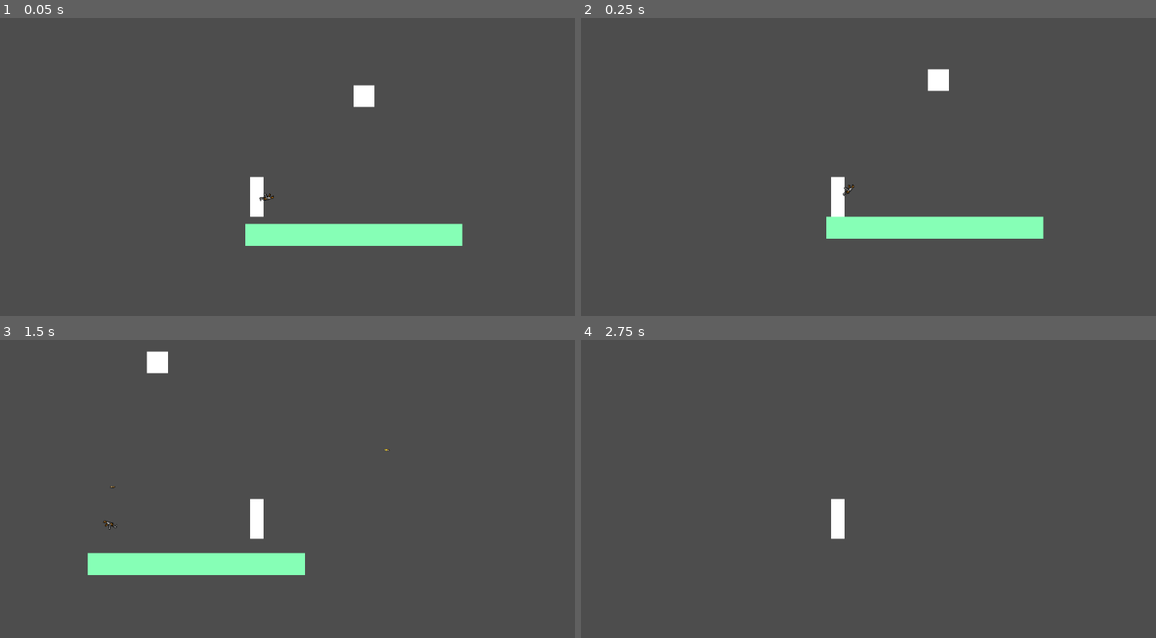
Above: before the commit, frames 1-4 (two rows, left to right).
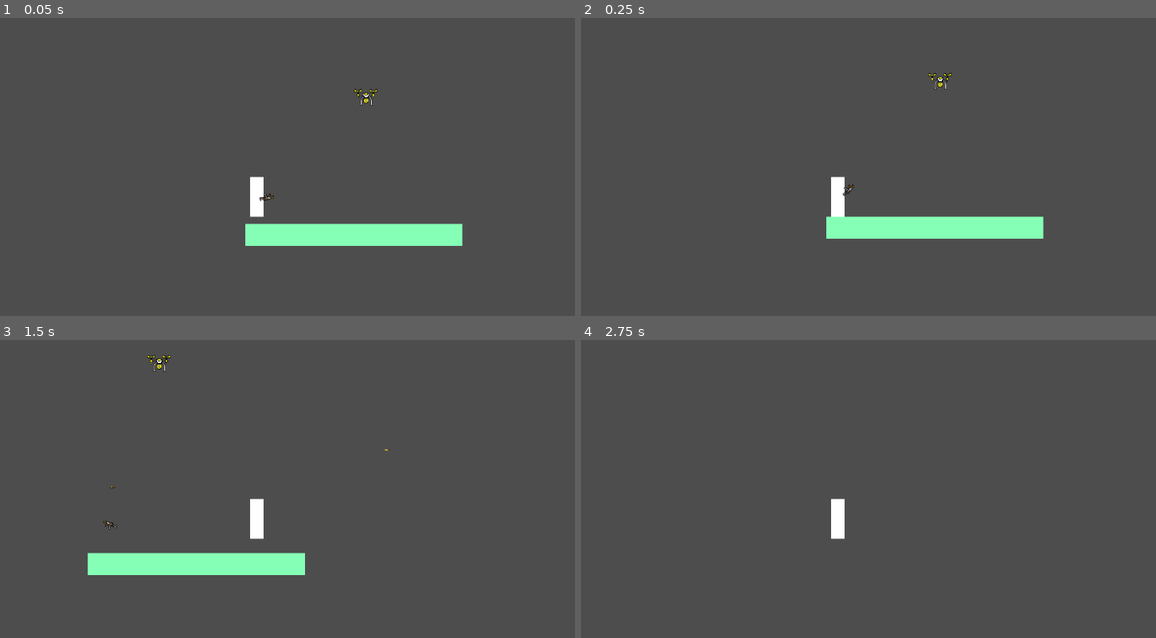
Above: after the commit, the same moments.

Repository: rimam-byte/gamedev
Game: Godot game, scene res://scenes/level.tscn
The game is run twice, just before and just after one commit, with the same random seed, the same clock (stepped at 60 frames per second) and the same inputs.
Inputs (mouse positions are in pixels of both pictures, inside the frame that each line leads up to):
- Up to frame 1 (0.05 s): no input
- Up to frame 2 (0.25 s): no input
- Up to frame 3 (1.5 s): tap Enter (ui_accept) at 0.5, 0.77 s; move the mouse to (396, 500) at 0.52 s; hold Right (ui_right) from 0.53 s (still down); click (396, 500) at 0.6 s; move the mouse to (132, 536) at 1.27 s; click (132, 536) at 1.35 s
- Up to frame 4 (2.75 s): tap Enter (ui_accept) at 1.52 s; move the mouse to (903, 441) at 2.02 s; release Right (ui_right) at 2.03 s; hold Left (ui_left) from 2.03 s (still down); click (903, 441) at 2.1 s

The runs differ from the first frame. In frame 1, 0.3% of the frame differs, in the area x 61-66%, y 22-30%; in frame 2, 0.3%; in frame 3, 0.3%, in the area x 25-30%, y 3-12%; in frame 4, nothing differs.

Commit message:
bullets destroy drones

Diff:
--- a/cee-city/scenes/bullet.tscn
+++ b/cee-city/scenes/bullet.tscn
@@ -20,3 +20,5 @@
 position = Vector2(1, 0)
 rotation = 1.5707964
 shape = SubResource("CapsuleShape2D_l5glv")
+
+[connection signal="body_entered" from="." to="." method="_on_body_entered"]
--- a/cee-city/scenes/enemies.tscn
+++ b/cee-city/scenes/enemies.tscn
@@ -1,18 +1,19 @@
 [gd_scene format=3 uid="uid://dec7qywta0cro"]
 
 [ext_resource type="Script" uid="uid://bl5ch8f3xshce" path="res://scripts/enemies.gd" id="1_y16gg"]
+[ext_resource type="Texture2D" uid="uid://6dr0uytbpij0" path="res://assets/drone.1.png" id="2_q4yn1"]
 
 [sub_resource type="CircleShape2D" id="CircleShape2D_xhdkv"]
 radius = 19.0
 
-[node name="CharacterBody2D" type="CharacterBody2D" unique_id=81805485]
+[node name="CharacterBody2D" type="CharacterBody2D" unique_id=81805485 groups=["enemies"]]
 script = ExtResource("1_y16gg")
 
-[node name="ColorRect" type="ColorRect" parent="." unique_id=455352217]
-offset_left = -19.0
-offset_top = -19.0
-offset_right = 19.0
-offset_bottom = 20.0
+[node name="CollisionShape2D" type="CollisionShape2D" parent="." unique_id=744318980]
+position = Vector2(4, 1)
+shape = SubResource("CircleShape2D_xhdkv")
 
-[node name="CollisionShape2D" type="CollisionShape2D" parent="." unique_id=744318980]
-shape = SubResource("CircleShape2D_xhdkv")
+[node name="Drone" type="Sprite2D" parent="." unique_id=1895513472]
+position = Vector2(4.250001, 4.0000005)
+scale = Vector2(0.7109375, 1)
+texture = ExtResource("2_q4yn1")
--- a/cee-city/scripts/bullet.gd
+++ b/cee-city/scripts/bullet.gd
@@ -4,3 +4,9 @@
 
 func _physics_process(delta):
 	position += direction * speed * delta
+
+
+func _on_body_entered(body: Node2D) -> void:
+	if body.is_in_group('enemies'):
+		body.queue_free()
+		queue_free()
--- a/cee-city/scripts/gun.gd
+++ b/cee-city/scripts/gun.gd
@@ -6,13 +6,10 @@
 	look_at(get_global_mouse_position())
 
 	if Input.is_action_just_pressed('shoot'):
-		print ('hello')
-
 		shoot()
 
 
 func shoot():
-	print('banh')
 	var bullet = bullet_scene.instantiate()
 	bullet.global_position = $Marker2D.global_position
 	bullet.direction = (
Binary file added: cee-city/assets/drone.1.png
Not shown, added: cee-city/assets/drone.1.png.import
